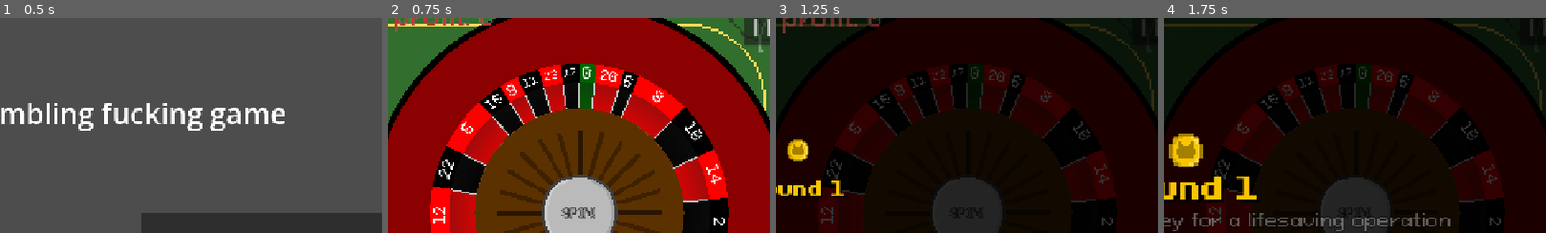
Above: before the commit, frames 1-4 (left to right).
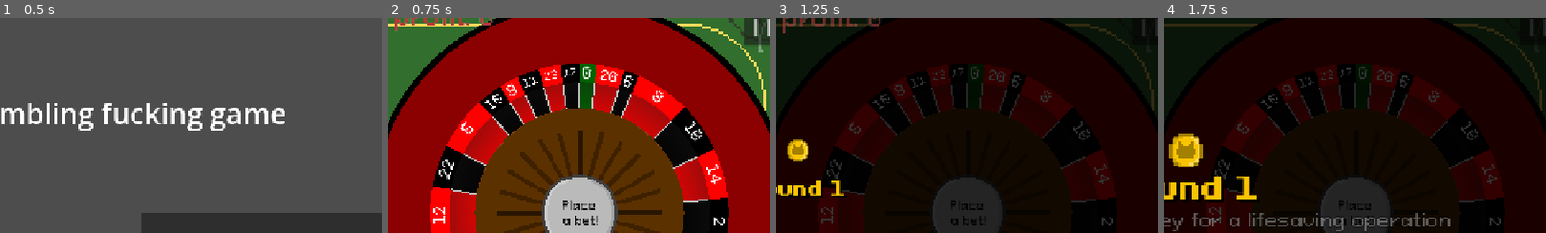
Above: after the commit, the same moments.

Repository: DuneRanger/Very-Serious-GameJam-2026
Game: Godot game, scene res://scenes/main.tscn
The game is run twice, just before and just after one commit, with the same random seed, the same clock (stepped at 60 frames per second) and the same inputs. Sound files missing from this copy of the repository are replaced by a short silence.
Inputs:
- Up to frame 1 (0.5 s): no input
- Up to frame 2 (0.75 s): click "NEW GAME" at 0.5 s
- Up to frame 3 (1.25 s): no input
- Up to frame 4 (1.75 s): click "0" at 1.25 s
The pictures show only the part of the screen within x 47-97%, y 5-55%; the shares and areas given below are measured in that part.

Frame 1 is identical in both runs. In frame 2, 0.6% of the frame differs, in the area x 45-55%, y 84-97%; in frame 3, 0.2%; in frame 4, 0.1%.

Commit message:
changes to the spin button

Diff:
--- a/scenes/game/game_scene/hud/game_scene_hud.tscn
+++ b/scenes/game/game_scene/hud/game_scene_hud.tscn
@@ -554,7 +554,11 @@
 offset_top = 296.0
 offset_right = 988.0
 offset_bottom = 424.0
-theme_override_constants/outline_size = 4
+theme_override_colors/font_color = Color(0, 0, 0, 1)
+theme_override_colors/font_pressed_color = Color(0, 0, 0, 1)
+theme_override_colors/font_hover_color = Color(0.95, 0.95, 0.95, 1)
+theme_override_colors/font_hover_pressed_color = Color(0, 0, 0, 1)
+theme_override_colors/font_disabled_color = Color(0, 0, 0, 1)
 theme_override_fonts/font = ExtResource("15_c6has")
 theme_override_font_sizes/font_size = 20
 theme_override_styles/normal = SubResource("StyleBoxTexture_vx0g1")
--- a/scenes/game/game_scene/hud/spin_button.gd
+++ b/scenes/game/game_scene/hud/spin_button.gd
@@ -15,6 +15,7 @@
 			disabled = false
 			return
 	disabled = true
+	text = "Place\n a bet!"
 
 func _on_button_down() -> void:
 	if GameManagerGlobal.spins_left > 0:
